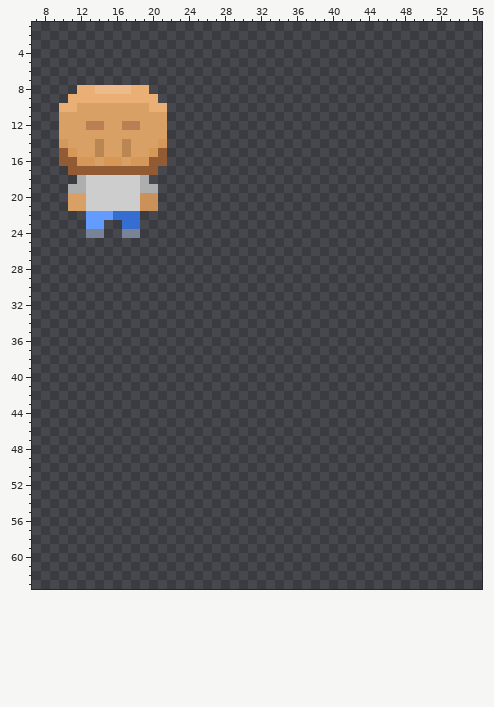
Pixel-art file, stored at Survival/Assets/Sprites/Characters/Player.aseprite. Above: the version before the commit.
96x64 pixels, 1 frame. Shown: x 7..56, y 1..63. The old version is drawn lined up with the new one, on the new canvas.
Now the later version:
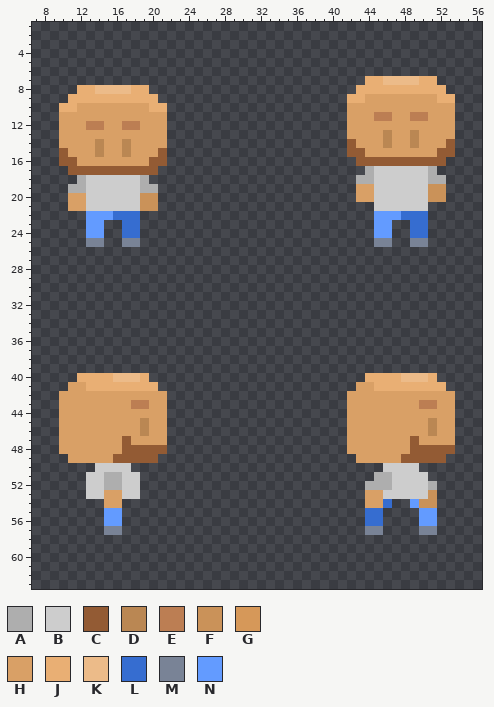
Palette (. is transparent): A #aeaeae  B #cdcdcd  C #935b34  D #ba8753  E #bc7e53  F #ca9259  G #d69859  H #d9a066  J #e9af74  K #ecbb89  L #366dd0  M #798396  N #639bff
The edit:
{"change": "canvas 96x64 -> 128x64"}
{"y":7,"x":44,"old":"........","new":"JJKKKKJJ"}
{"y":8,"x":43,"old":"..........","new":"JJJJJJJJJJ"}
{"y":9,"x":42,"old":"............","new":"JJHHHHHHHHJJ"}
{"y":10,"x":42,"old":"............","new":"HHHHHHHHHHHH"}
{"y":11,"x":42,"old":"............","new":"HHHEEHHEEHHH"}
{"y":12,"x":42,"old":"............","new":"HHHHHHHHHHHH"}
{"y":13,"x":42,"old":"............","new":"HHHHDHHDHHHH"}
{"y":14,"x":10,"old":"G","new":"H"}
{"y":14,"x":21,"old":"G","new":"H"}
{"y":14,"x":42,"old":"............","new":"CHHHDHHDHHHC"}
{"y":15,"x":11,"old":"G","new":"H"}
{"y":15,"x":20,"old":"G","new":"H"}
{"y":15,"x":42,"old":"............","new":"CCHHHHHHHHCC"}
{"y":16,"x":12,"old":"GG","new":"HH"}
{"y":16,"x":15,"old":"GG","new":"HH"}
{"y":16,"x":18,"old":"GG","new":"HH"}
{"y":16,"x":43,"old":"..........","new":"CCCCCCCCCC"}
{"y":17,"x":44,"old":"........","new":"ABBBBBBA"}
{"y":18,"x":43,"old":"..........","new":"AABBBBBBAA"}
{"y":19,"x":43,"old":"..........","new":"HHBBBBBBFF"}
{"y":20,"x":43,"old":"..........","new":"HHBBBBBBFF"}
{"y":21,"x":45,"old":"......","new":"BBBBBB"}
{"y":22,"x":45,"old":"......","new":"NNNLLL"}
{"y":23,"x":45,"old":"..","new":"NN"}
{"y":23,"x":49,"old":"..","new":"LL"}
{"y":24,"x":13,"old":"MM","new":"NN"}
{"y":24,"x":17,"old":"MM","new":"LL"}
{"y":24,"x":45,"old":"..","new":"NN"}
{"y":24,"x":49,"old":"..","new":"LL"}
{"y":25,"x":13,"old":"..","new":"MM"}
{"y":25,"x":17,"old":"..","new":"MM"}
{"y":25,"x":45,"old":"..","new":"MM"}
{"y":25,"x":49,"old":"..","new":"MM"}
{"y":40,"x":12,"old":"........","new":"JJJJKKKJ"}
{"y":40,"x":44,"old":"........","new":"JJJJKKKJ"}
{"y":41,"x":11,"old":"..........","new":"HHJJJJJJJJ"}
{"y":41,"x":43,"old":"..........","new":"HHJJJJJJJJ"}
{"y":42,"x":10,"old":"............","new":"HHHHHHHHHHHH"}
{"y":42,"x":42,"old":"............","new":"HHHHHHHHHHHH"}
{"y":43,"x":10,"old":"............","new":"HHHHHHHHEEHH"}
{"y":43,"x":42,"old":"............","new":"HHHHHHHHEEHH"}
{"y":44,"x":10,"old":"............","new":"HHHHHHHHHHHH"}
{"y":44,"x":42,"old":"............","new":"HHHHHHHHHHHH"}
{"y":45,"x":10,"old":"............","new":"HHHHHHHHHDHH"}
{"y":45,"x":42,"old":"............","new":"HHHHHHHHHDHH"}
{"y":46,"x":10,"old":"............","new":"HHHHHHHHHDHH"}
{"y":46,"x":42,"old":"............","new":"HHHHHHHHHDHH"}
{"y":47,"x":10,"old":"............","new":"HHHHHHHCHHHH"}
{"y":47,"x":42,"old":"............","new":"HHHHHHHCHHHH"}
{"y":48,"x":10,"old":"............","new":"HHHHHHHCCCCC"}
{"y":48,"x":42,"old":"............","new":"HHHHHHHCCCCC"}
{"y":49,"x":11,"old":"..........","new":"HHHHHCCCCC"}
{"y":49,"x":43,"old":"..........","new":"HHHHHCCCCC"}
{"y":50,"x":14,"old":"....","new":"BBBB"}
{"y":50,"x":46,"old":"....","new":"BBBB"}
{"y":51,"x":13,"old":"......","new":"BBAABB"}
{"y":51,"x":45,"old":"......","new":"AABBBB"}
{"y":52,"x":13,"old":"......","new":"BBAABB"}
{"y":52,"x":44,"old":"........","new":"AAABBBBA"}
{"y":53,"x":13,"old":"......","new":"BBHHBB"}
{"y":53,"x":44,"old":"........","new":"HHBBBBBF"}
{"y":54,"x":15,"old":"..","new":"HH"}
{"y":54,"x":44,"old":"...","new":"HHL"}
{"y":54,"x":49,"old":"...","new":"NFF"}
{"y":55,"x":15,"old":"..","new":"NN"}
{"y":55,"x":44,"old":"..","new":"LL"}
{"y":55,"x":50,"old":"..","new":"NN"}
{"y":56,"x":15,"old":"..","new":"NN"}
{"y":56,"x":44,"old":"..","new":"LL"}
{"y":56,"x":50,"old":"..","new":"NN"}
{"y":57,"x":15,"old":"..","new":"MM"}
{"y":57,"x":44,"old":"..","new":"MM"}
{"y":57,"x":50,"old":"..","new":"MM"}
{"label":"added","picture_box":[347,76,455,247]}
{"label":"changed","picture_box":[59,139,167,166]}
{"label":"changed","picture_box":[86,229,140,247]}
{"label":"added","picture_box":[59,373,167,535]}
{"label":"added","picture_box":[347,373,455,535]}
